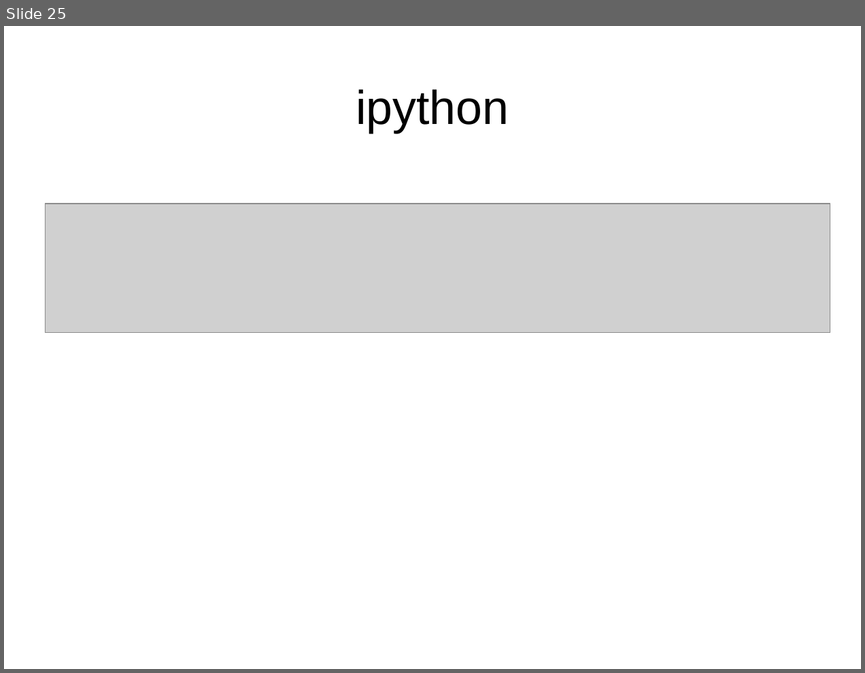
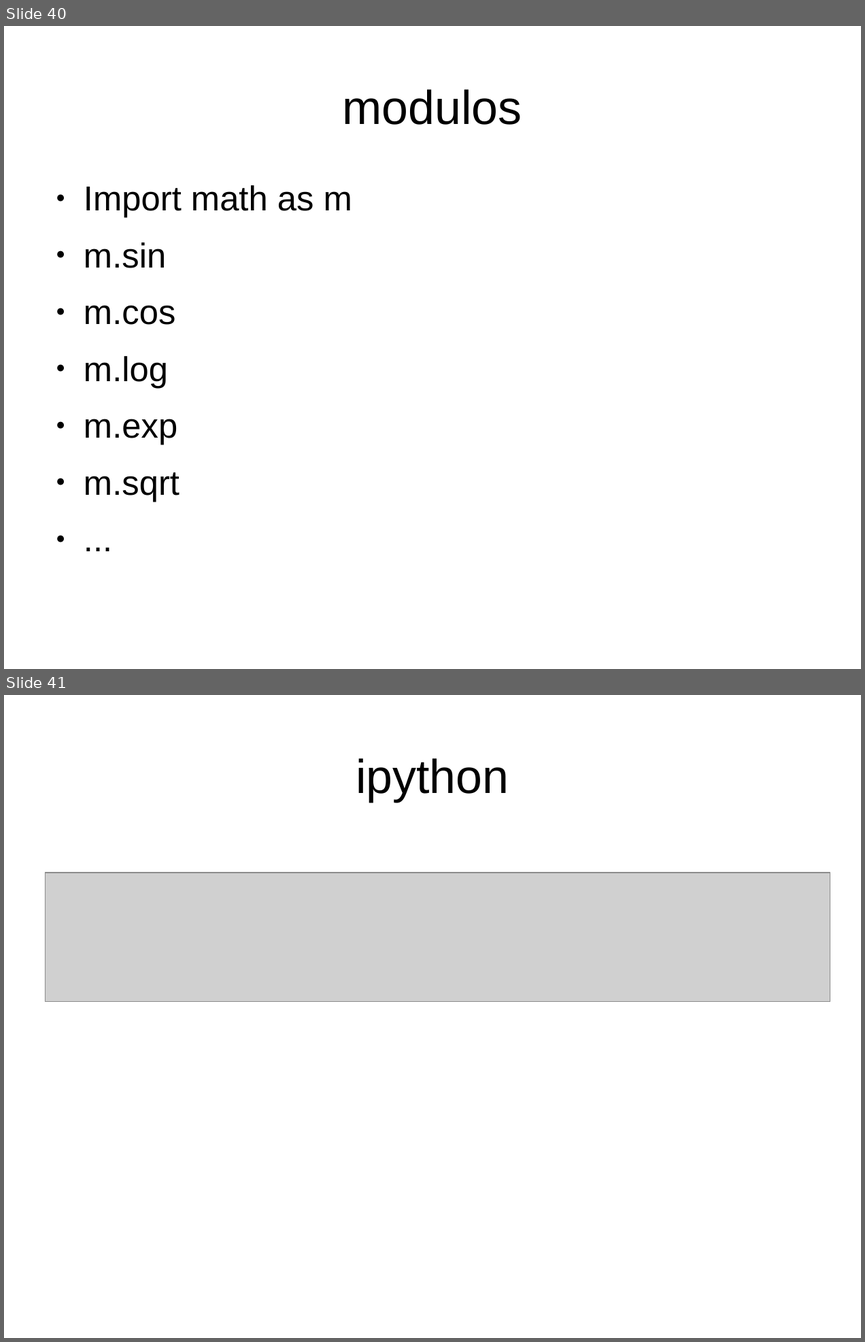
Before and after one commit to iurisegtovich/CursoSciPySEQ2018, a slide deck: arquivos_office/curso_RESUMO.odp. Shown one above the other, each under a label of ours: slide 25 before the commit, slides 40 and 41 after it. The pictures are 865x673 and 865x1342 pixels, drawn with LibreOffice and Linux fonts; fonts in the diff are those of the drawing; grey boxes stand for pictures. Boxes give left, top, right and bottom in pixels: in the first picture for what was removed or moved away, otherwise in the second. Text is boxed around its words. In the diff, an @@ line names an element or a change of style, - is before the commit and + after.

```diff
--- a/arquivos_office/curso_RESUMO.odp
+++ b/arquivos_office/curso_RESUMO.odp
@@ slide 40 added at (4,26,861,669), background #FFFFFF @@
@@ title added at (343,89,522,125), 44 pt, text #000000 @@
+modulos
@@ text added at (84,185,352,501), 32 pt, text #000000 @@
+● Import math as m
+● m.sin
+● m.cos
+● m.log
+● m.exp
+● m.sqrt
+● ...
@@ what was slide 25 is now slide 41 @@
```
Also in this commit, not shown: 18 other slides added, 3 slides removed, 1 other file.
